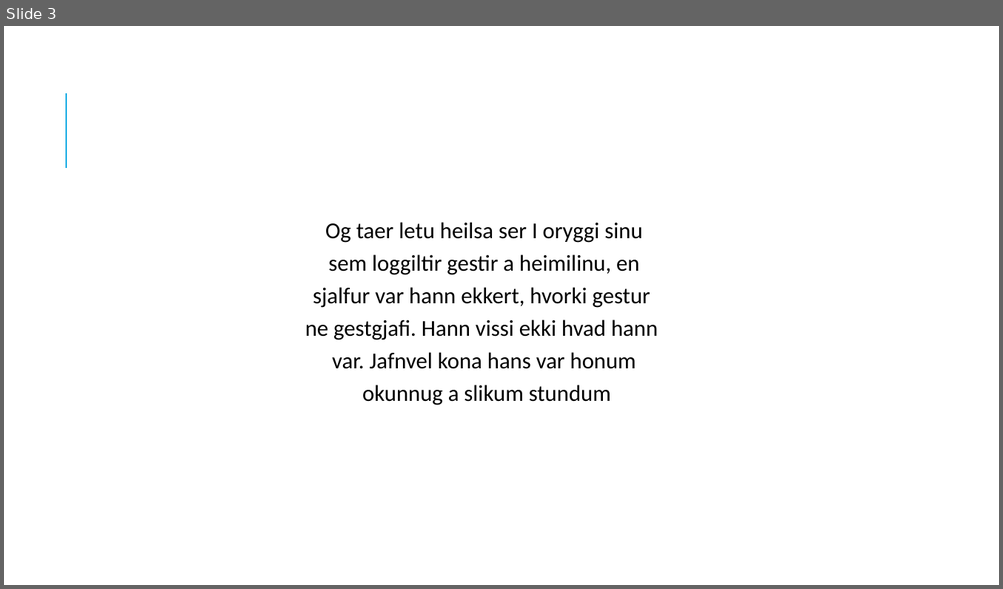
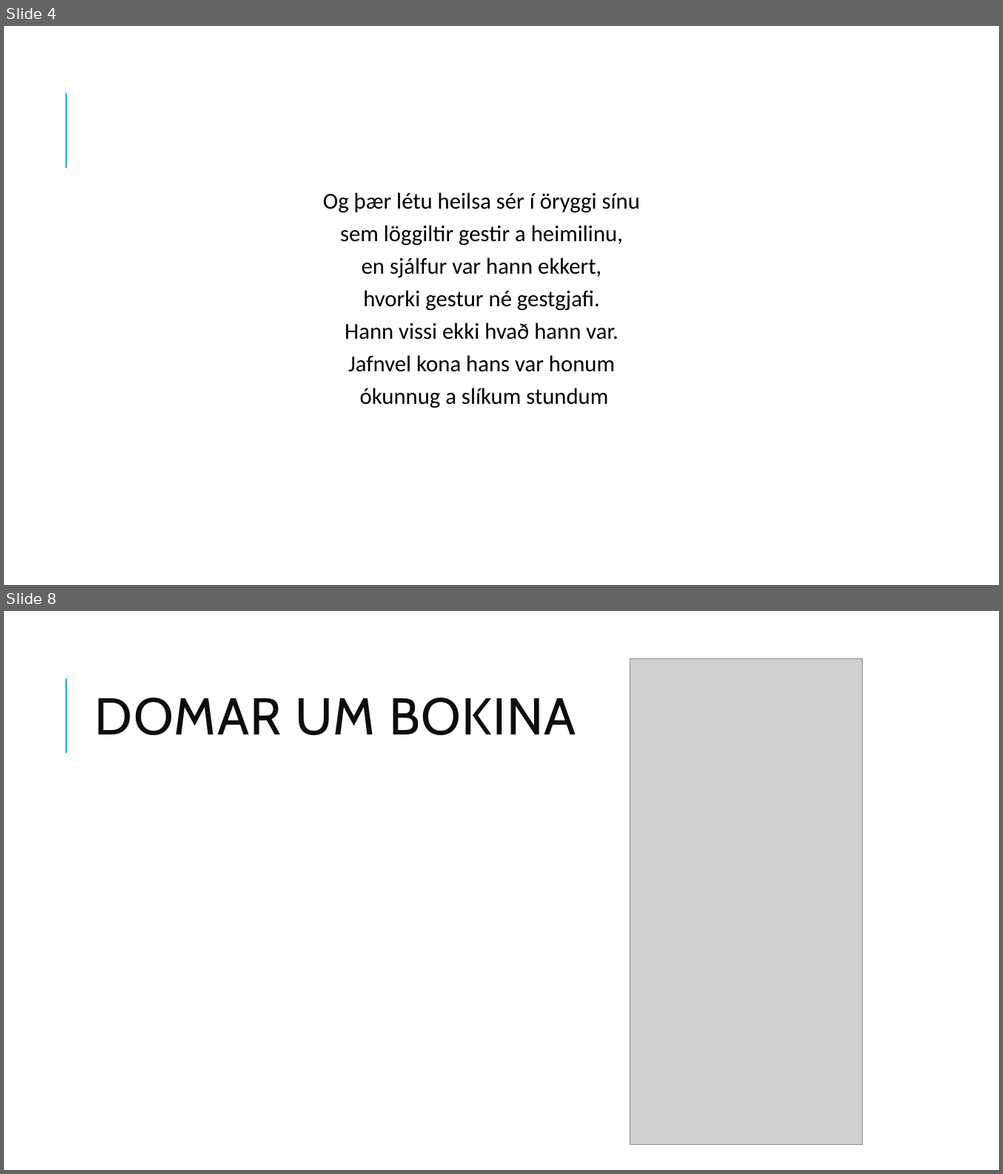
Before and after one commit to PallGudbrandsson/Skoli2017V, a slide deck: ISL/Veizla Undir Grjotvegg.pptx. Shown one above the other, each under a label of ours: slide 3 before the commit, slides 4 and 8 after it; the slides between them are not shown. The pictures are 1003x589 and 1003x1174 pixels, drawn with LibreOffice and Linux fonts; fonts in the diff are those of the drawing; grey boxes stand for pictures. Boxes give left, top, right and bottom in pixels: in the first picture for what was removed or moved away, otherwise in the second. Text is boxed around its words. In the diff, an @@ line names an element or a change of style, - is before the commit and + after.

```diff
--- a/ISL/Veizla Undir Grjotvegg.pptx
+++ b/ISL/Veizla Undir Grjotvegg.pptx
@@ slide 8 added at box(4, 611, 999, 1170), background #FFFFFF; not listed: 1 template element that a slide beside it also shows @@
@@ picture added at box(630, 659, 862, 1145) @@
@@ title added at box(95, 698, 576, 735), 50 pt, text #0D0D0D @@
+DOMAR UM BOKINA
@@ what was slide 3 is now slide 4 @@
@@ slide 4 changed as well @@
@@ text at box(323, 192, 640, 409): text changed @@
-Og taer letu heilsa ser I oryggi sinu
-sem loggiltir gestir a heimilinu, en
-sjalfur var hann ekkert, hvorki gestur
-ne gestgjafi. Hann vissi ekki hvad hann
-var. Jafnvel kona hans var honum
-okunnug a slikum stundum
+Og þær létu heilsa sér í öryggi sínu
+sem löggiltir gestir a heimilinu,
+en sjálfur var hann ekkert,
+hvorki gestur né gestgjafi.
+Hann vissi ekki hvað hann var.
+Jafnvel kona hans var honum
+ókunnug a slíkum stundum
```
Also in this commit, not shown: 2 other slides changed, 5 other slides added, 13 other files.
